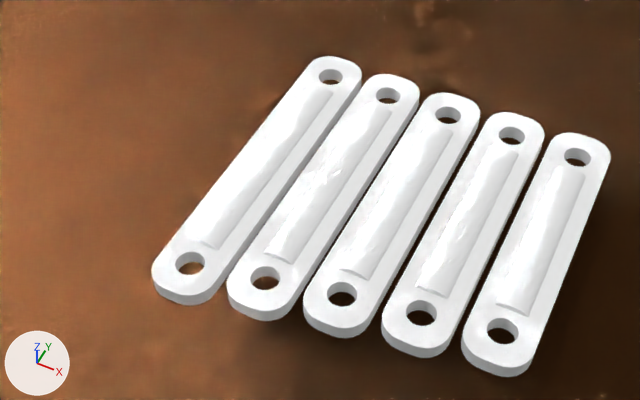
Two versions of the Blender file toy/rc/gt24/link.blend, one commit apart.
Rendered twice from a camera (50 mm lens) standing at (0.0212, -0.0347, 0.0436) and looking at (0.0043, -0.001, 0.0015). Arrows for +X, +Y and +Z are at lower left; the lights stay in place.

The first picture shows 'linkage', 'linkage.001', 'linkage.002', 'linkage.003', 'linkage.004', 'printer_plate'.
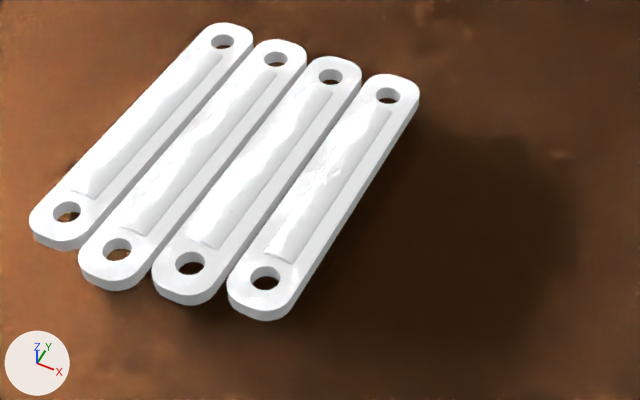
Pixel boxes [x1, y1, x2, y2] of what changed, in the pictures (640 x 400 px):
'linkage_neutral', added: after [78, 39, 307, 291]
'linkage.002', deleted: before [303, 93, 480, 338]
'linkage.003', deleted: before [381, 112, 545, 358]
'linkage.004', deleted: before [461, 133, 611, 377]
'linkage_stock', added: after [29, 23, 253, 251]

What changed in the scene script:
```text
Add me_cube_010:
    me_cube_010.from_pydata(...)  # 378 vertices, 195 faces; spans x -0.002..0.002, y -0.0116..0.0116, z 0.0045..0.0059
Add me_cube_006:
    me_cube_006.from_pydata(...)  # 378 vertices, 195 faces; spans x -0.002..0.002, y -0.0127..0.0116, z 0.0045..0.0059
Remove ob_linkage_002:
    ob_linkage_002 = bpy.data.objects.new('linkage.002', me_cube_003)
    ob_linkage_002.location = (0.00897, 0.0, -0.00338)
Remove ob_linkage_003:
    ob_linkage_003 = bpy.data.objects.new('linkage.003', me_cube_004)
    ob_linkage_003.location = (0.01352, 0.0, -0.00338)
Remove ob_linkage_004:
    ob_linkage_004 = bpy.data.objects.new('linkage.004', me_cube_005)
    ob_linkage_004.location = (0.018, 0.0, -0.00338)
Add ob_linkage_stock:
    ob_linkage_stock = bpy.data.objects.new('linkage_stock', me_cube_010)
    ob_linkage_stock.location = (-0.00898, 0.0, -0.00338)
Add ob_linkage_neutral:
    ob_linkage_neutral = bpy.data.objects.new('linkage_neutral', me_cube_006)
    ob_linkage_neutral.location = (-0.00446, 0.0, -0.00338)
```
